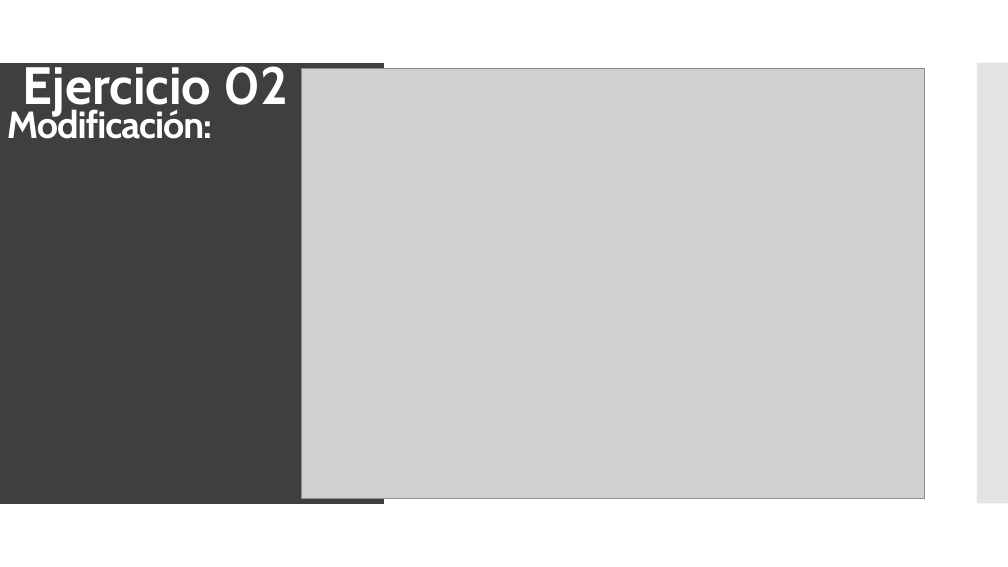
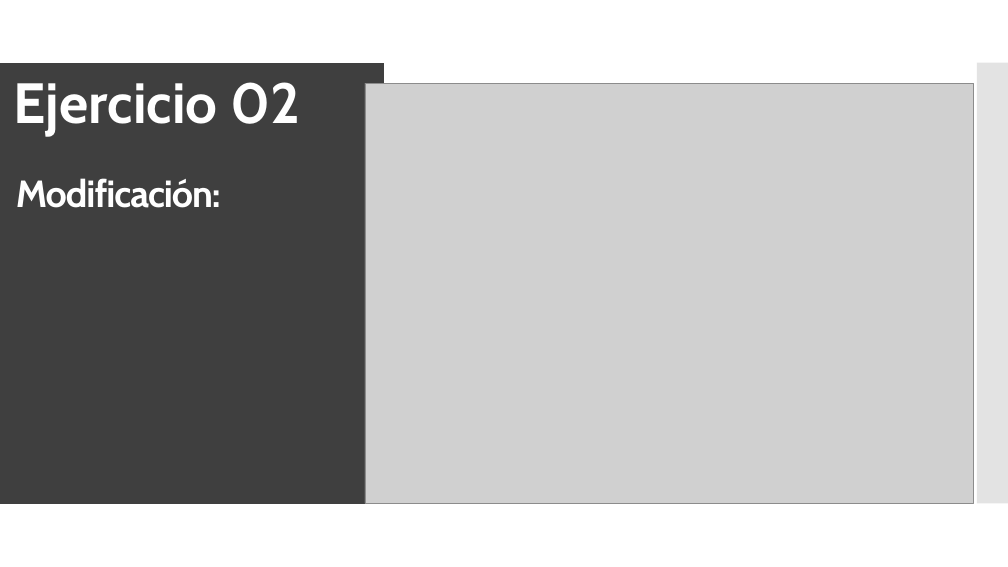
Before and after one commit to Juanfragar/Fiabilidad-y-gestion-de-riesgos, a slide deck: slide 10 of Práctica 3/PRESENTACION.pptx. Drawn at 1008x567 pixels with LibreOffice and Linux fonts; fonts in the diff are those of the drawing; grey boxes stand for pictures. Boxes give left, top, right and bottom in pixels: in the first picture for what was removed or moved away, otherwise in the second. Text is boxed around its words. In the diff, an @@ line names an element or a change of style, - is before the commit and + after.

```diff
--- a/Práctica 3/PRESENTACION.pptx
+++ b/Práctica 3/PRESENTACION.pptx
@@ title "Modificación:": place and size @@
-title "Modificación:" at [7, 106, 212, 139]
+title "Modificación:" at [16, 178, 221, 208]
@@ text "Ejercicio 02": place and size @@
-text "Ejercicio 02" at [23, 59, 288, 115]
+text "Ejercicio 02" at [14, 82, 300, 135]
@@ text "Ejercicio 02" at [14, 82, 300, 135]: size 50 to 54 pt @@
@@ picture: place and size @@
-picture at [302, 69, 925, 499]
+picture at [365, 83, 974, 504]
```
Also in this commit, not shown: 13 other slides changed, 2 other files.
